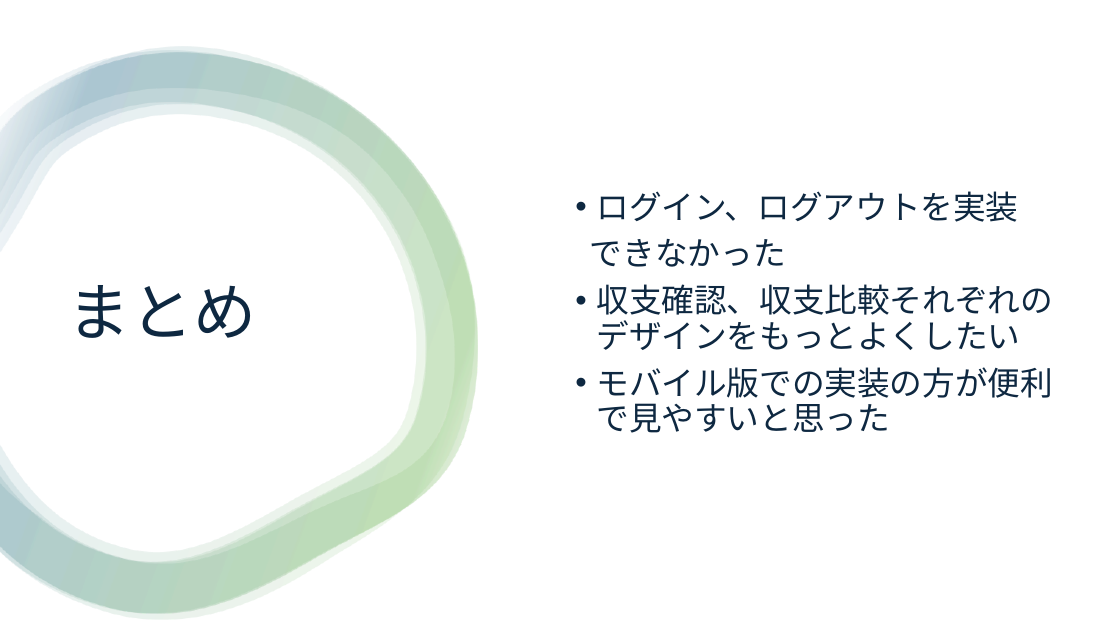
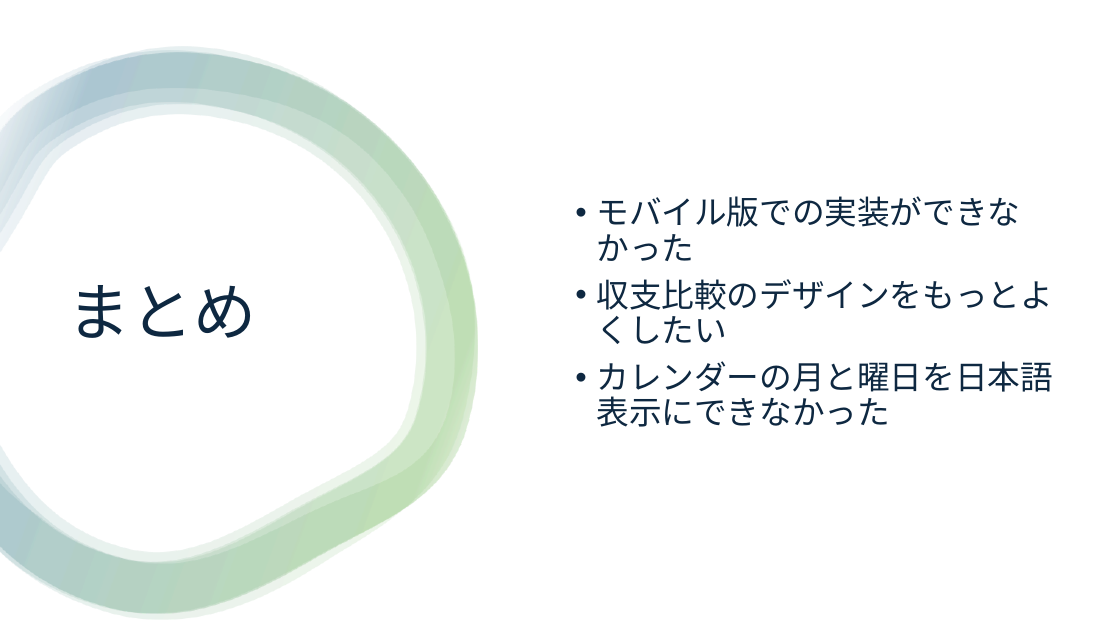
Before and after one commit to iwasitamasayosi/flutter_application_1, a slide deck: slide 13 of 家計簿_岩下暢秀.pptx (slide 12 before the commit). Drawn at 1120x630 pixels with LibreOffice and Linux fonts; fonts in the diff are those of the drawing. Boxes give left, top, right and bottom in pixels: in the first picture for what was removed or moved away, otherwise in the second. Text is boxed around its words. In the diff, an @@ line names an element or a change of style, - is before the commit and + after.

```diff
--- a/家計簿_岩下暢秀.pptx
+++ b/家計簿_岩下暢秀.pptx
@@ text at [596,196,1053,427]: text changed @@
-• ログイン、ログアウトを実装
-できなかった
-• 収支確認、収支比較それぞれのデザインをもっとよくしたい
-• モバイル版での実装の方が便利で見やすいと思った
+• モバイル版での実装ができなかった
+• 収支比較のデザインをもっとよくしたい
+• カレンダーの月と曜日を日本語表示にできなかった
```
Also in this commit, not shown: 1 other slide changed, 1 slide added.
